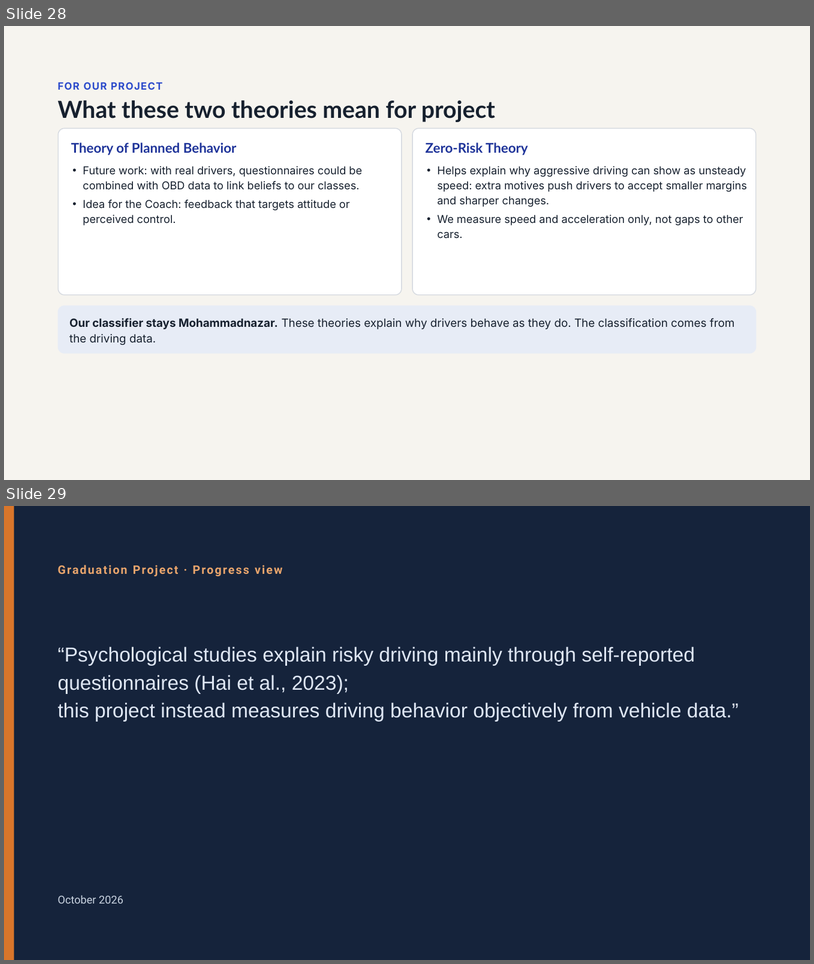
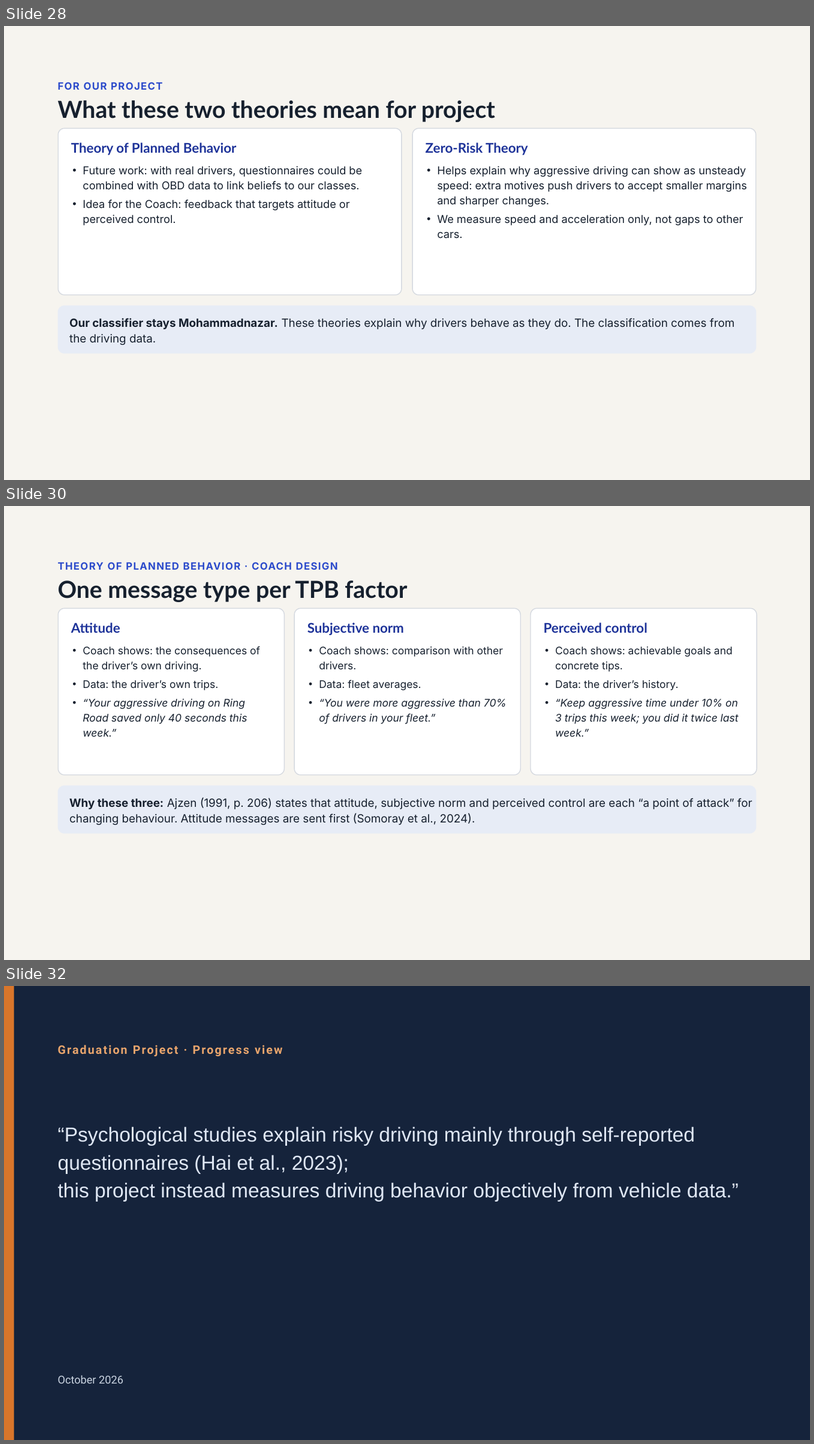
Before and after one commit to Osama-Gamil/Driver-Behaviour-PR, a slide deck: presentation/Driver_Safety_Project_organized.pptx. Shown one above the other, each under a label of ours: slides 28 and 29 before the commit, slides 28, 30 and 32 after it; the slides between them are not shown. The pictures are 814x964 and 814x1444 pixels, drawn with LibreOffice and Linux fonts; fonts in the diff are those of the drawing. Boxes give left, top, right and bottom in pixels: in the first picture for what was removed or moved away, otherwise in the second. Text is boxed around its words. In the diff, an @@ line names an element or a change of style, - is before the commit and + after.

```diff
--- a/presentation/Driver_Safety_Project_organized.pptx
+++ b/presentation/Driver_Safety_Project_organized.pptx
@@ slide 30 added at box(4, 506, 810, 960), background #F6F4EF @@
@@ text added at box(58, 562, 338, 570), 12 pt, text #2B4ACB, bold @@
+THEORY OF PLANNED BEHAVIOR · COACH DESIGN
@@ title added at box(58, 580, 407, 602), 28 pt, text #16202E, bold @@
+One message type per TPB factor
@@ rounded rectangle added at box(59, 608, 285, 775), fill #FFFFFF, outline #D5D9E0 1 pt @@
@@ rounded rectangle added at box(294, 608, 521, 775), fill #FFFFFF, outline #D5D9E0 1 pt @@
@@ rounded rectangle added at box(531, 608, 757, 775), fill #FFFFFF, outline #D5D9E0 1 pt @@
@@ text added at box(71, 622, 120, 633), 16 pt, text #1E3399, bold @@
+Attitude
@@ text added at box(308, 622, 404, 635), 16 pt, text #1E3399, bold @@
+Subjective norm
@@ text added at box(544, 622, 647, 633), 16 pt, text #1E3399, bold @@
+Perceived control
@@ text added at box(83, 646, 260, 736), 12.5 pt, text #16202E @@
+• Coach shows: the consequences of the driver’s own driving.
+• Data: the driver’s own trips.
+• “Your aggressive driving on Ring Road saved only 40 seconds this week.”
@@ text added at box(319, 646, 507, 724), 12.5 pt, text #16202E @@
+• Coach shows: comparison with other drivers.
+• Data: fleet averages.
+• “You were more aggressive than 70% of drivers in your fleet.”
@@ text added at box(555, 646, 739, 737), 12.5 pt, text #16202E, italic @@
+• Coach shows: achievable goals and concrete tips.
+• Data: the driver’s history.
+• “Keep aggressive time under 10% on 3 trips this week; you did it twice last week.”
@@ rounded rectangle added at box(58, 786, 757, 834), fill #E7ECF6, 13.5 pt, text #16202E @@
+Why these three: Ajzen (1991, p. 206) states that attitude, subjective norm and perceived control are each “a point of attack” for changing behaviour. Attitude messages are sent first (Somoray et al., 2024).
@@ what was slide 29 is now slide 32 @@
```
Also in this commit, not shown: 2 other slides added, 1 other file.
